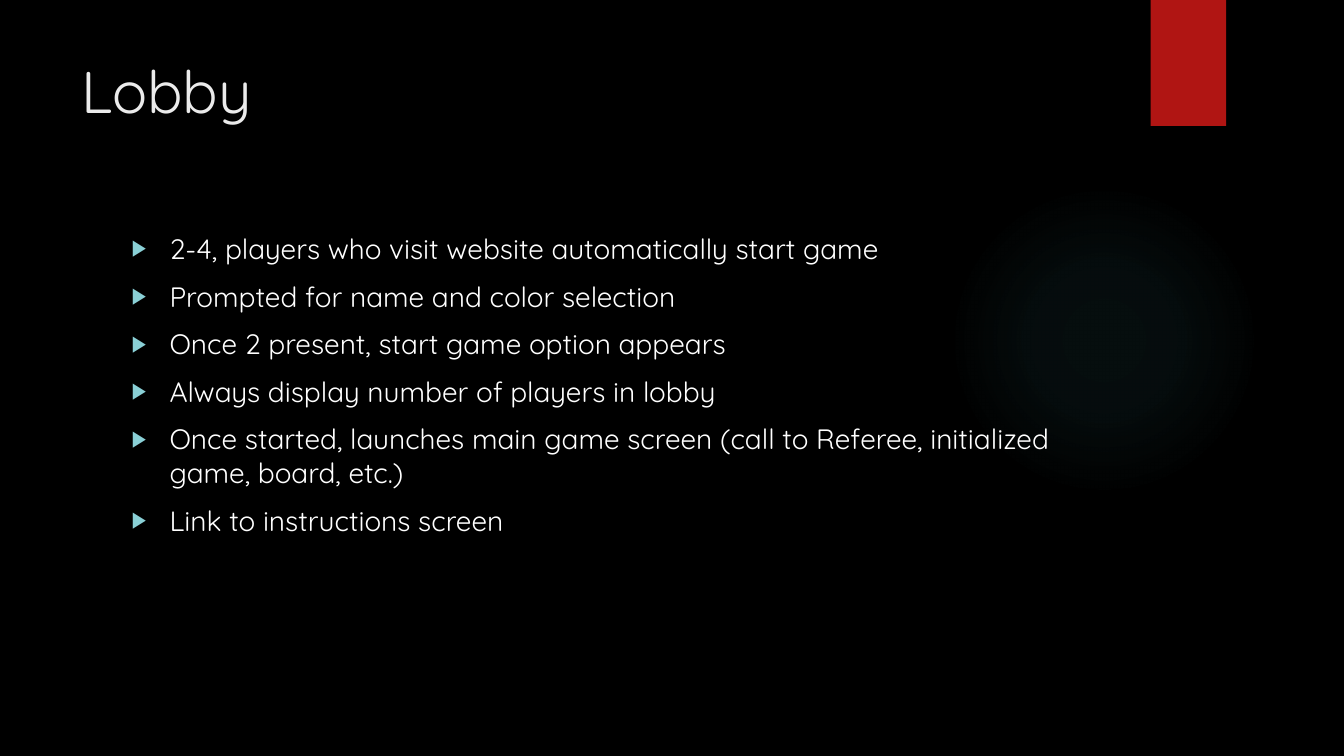
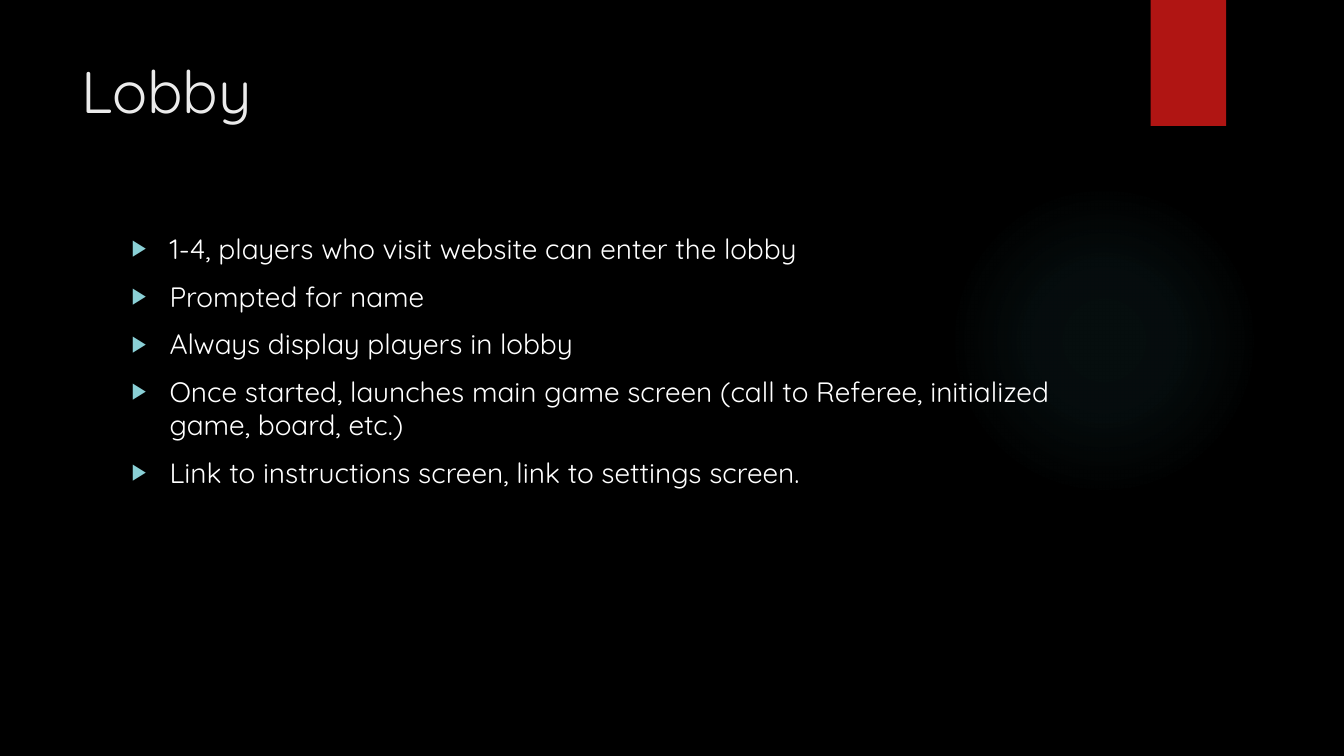
Before and after one commit to istewart/carcassonne, a slide deck: slide 5 of Design Document.pptx. Drawn at 1344x756 pixels with LibreOffice and Linux fonts; fonts in the diff are those of the drawing; background and template pictures are left out. Boxes give left, top, right and bottom in pixels: in the first picture for what was removed or moved away, otherwise in the second. Text is boxed around its words. In the diff, an @@ line names an element or a change of style, - is before the commit and + after.

```diff
--- a/Design Document.pptx
+++ b/Design Document.pptx
@@ text at bbox=[170, 238, 797, 360]: text changed @@
-▶ 2-4, players who visit website automatically start game
-▶ Prompted for name and color selection
-▶ Once 2 present, start game option appears
-▶ Always display number of players in lobby
+▶ 1-4, players who visit website can enter the lobby
+▶ Prompted for name
+▶ Always display players in lobby
@@ text at bbox=[170, 462, 799, 489]: text changed @@
-▶ Link to instructions screen
+▶ Link to instructions screen, link to settings screen.
```
Also in this commit, not shown: 5 other slides changed.
